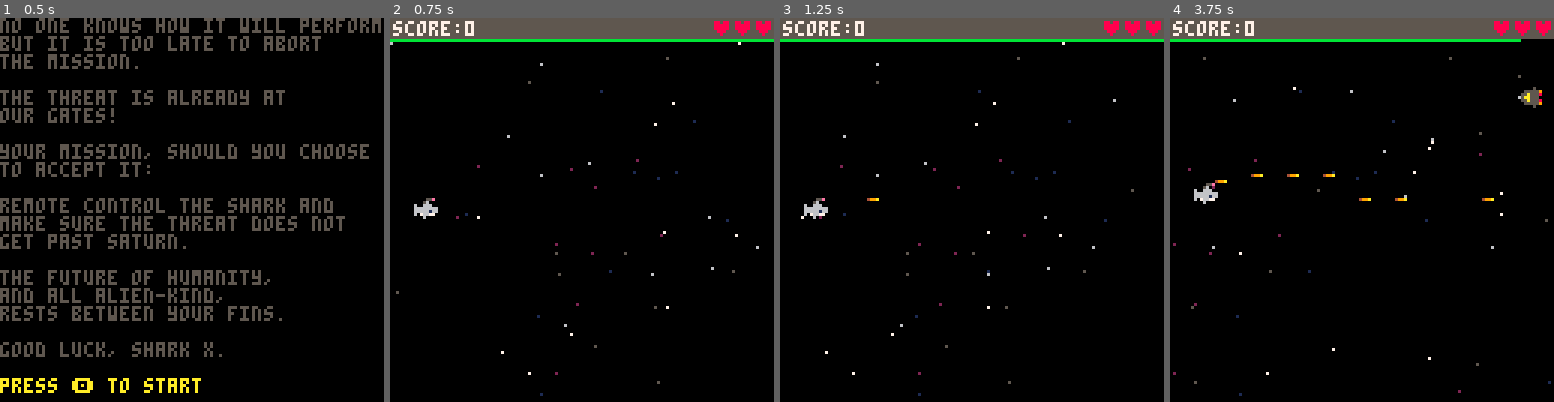
Above: before the commit, frames 1-4 (left to right).
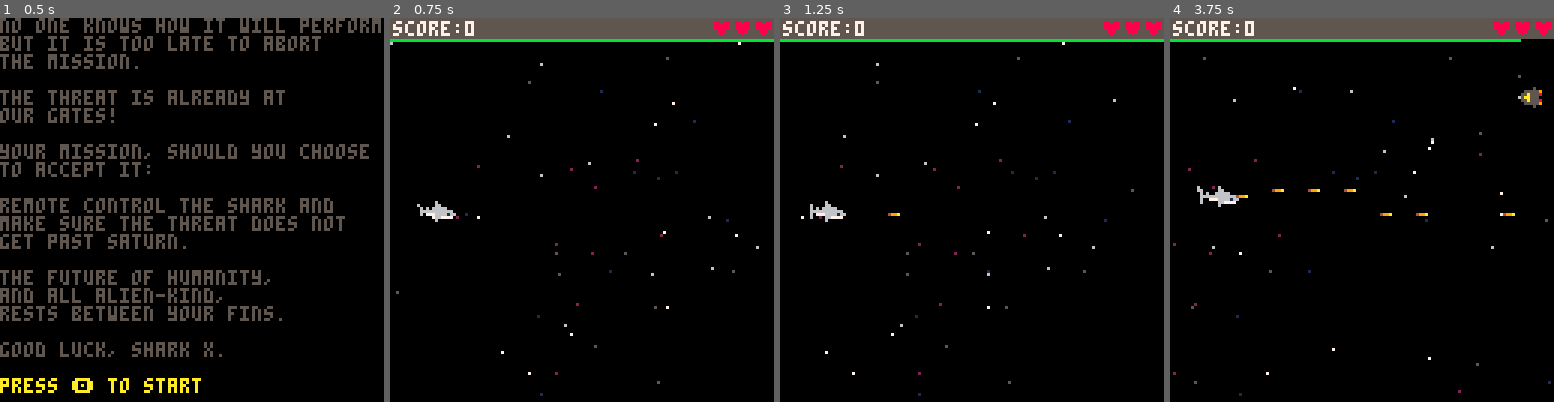
Above: after the commit, the same moments.

Repository: a2/shark-wars
Game: PICO-8 cartridge shark.p8
Two runs of this game, one before a commit and one after it. Both use one fixed random seed, a clock stepped at 60 frames per second and the inputs below.
Inputs:
- Up to frame 1 (0.5 s): tap X (X key) at 0.33 s
- Up to frame 2 (0.75 s): tap O (Z key) at 0.7 s
- Up to frame 3 (1.25 s): tap X (X key) at 1.07 s
- Up to frame 4 (3.75 s): tap O (Z key) every 0.4 s from 1.7 to 3.7 s; tap X (X key) at 1.85, 2.97 s; hold Up 2.15-2.42 s; hold Down from 3.63 s (still down)

Frame 1 is identical in both runs. In frame 2, 0.3% of the frame differs, in the area x 6-18%, y 46-54%; in frame 3, 0.3%; in frame 4, 0.7%, in the area x 6-90%, y 40-52%.

Commit message:
Add new shark

Diff:
--- a/shark.p8
+++ b/shark.p8
@@ -291,12 +291,13 @@
 
 function make_shark(x,y)
   return make_game_object("shark",x,y,0,{
-    width=8,
+    width=16,
     height=8,
     charge=10,
     charge_max=10,
     health=3,
     health_max=3,
+    frame=0,
     charge_speed=function(self)
       local duration=time()-mode.start
       return 0.1-0.05*min(1,duration/60)
@@ -306,7 +307,7 @@
       if btn(4) then
         if self.charge>0 and self.last_laser==nil then
           sfx(1)
-          self.last_laser=make_laser(self.x+6,self.y)
+          self.last_laser=make_laser(self.x+13,self.y+5)
           self.charge-=1
         end
       else
@@ -316,9 +317,13 @@
       self.charge=min(self.charge_max,self.charge+self:charge_speed())
       if (btn(2) and self.y>mode.min_y) self.y-=1
       if (btn(3) and self.y+self.height<mode.max_y) self.y+=1
+
+      self.frame=(self.frame+0.5)%8
     end,
     draw=function(self)
-      spr(0,self.x,self.y)
+      local s=16+2*flr(self.frame)
+      spr(s,self.x,self.y)
+      spr(s+1,self.x+8,self.y)
     end,
   })
 end
@@ -482,13 +487,13 @@
 00060000000005000000000000000000000000000000000000000000000000000000000000000000000000000000000000000000000000000000000000000000
 00000000000000000000000000000000000000000000000000000000000000000000000000000000000000000000000000000000000000000000000000000000
 00000000000000000000000000000000000000000000000000000000000000000000000000000000000000000000000000000000000000000000000000000000
-00000000000000000000000000000000000000000000000000000000000000000000000000000000000000000000000000000000000000000000000000000000
-00000000000000000000000000000000000000000000000000000000000000000000000000000000000000000000000000000000000000000000000000000000
-00000000000000000000000000000000000000000000000000000000000000000000000000000000000000000000000000000000000000000000000000000000
-00000000000000000000000000000000000000000000000000000000000000000000000000000000000000000000000000000000000000000000000000000000
-00000000000000000000000000000000000000000000000000000000000000000000000000000000000000000000000000000000000000000000000000000000
-00000000000000000000000000000000000000000000000000000000000000000000000000000000000000000000000000000000000000000000000000000000
-00000000000000000000000000000000000000000000000000000000000000000000000000000000000000000000000000000000000000000000000000000000
+00000006000000000000000600000000000000060000000000000000600000000660000060000000060000006000000000000000600000000000000600000000
+06000006600000000600000660000000060000066000000006000000660000000066000066000000066000006600000006000000660000000060000660000000
+00606066666000000660606666600000066060666660000000606006666600000066060666660000006060066666000006606006666600000060606666600000
+00666666666660000066666666666000006666666666600000666666666666000066666666666600006666666666660000666666666666000066666666666000
+00607776666166000660777666616600006077766661660000607777666616600066077766661660006007776666166000607776666616600060777666616600
+00000076677770000000007667777000060000066777700006600007667777000060000076677700006000006677770000600007667777000060000667777000
+00000006000000000000000600000000000000060000000000000000600000000000000006000000000000006000000000000000600000000000000600000000
 00000000000000000000000000000000000000000000000000000000000000000000000000000000000000000000000000000000000000000000000000000000
 00000000000000000000000000000000000000000000000000000000000000000000000000000000000000000000000000000000000000000000000000000000
 00000000000000000000000000000000000000000000000000000000000000000000000000000000000000000000000000000000000000000000000000000000
